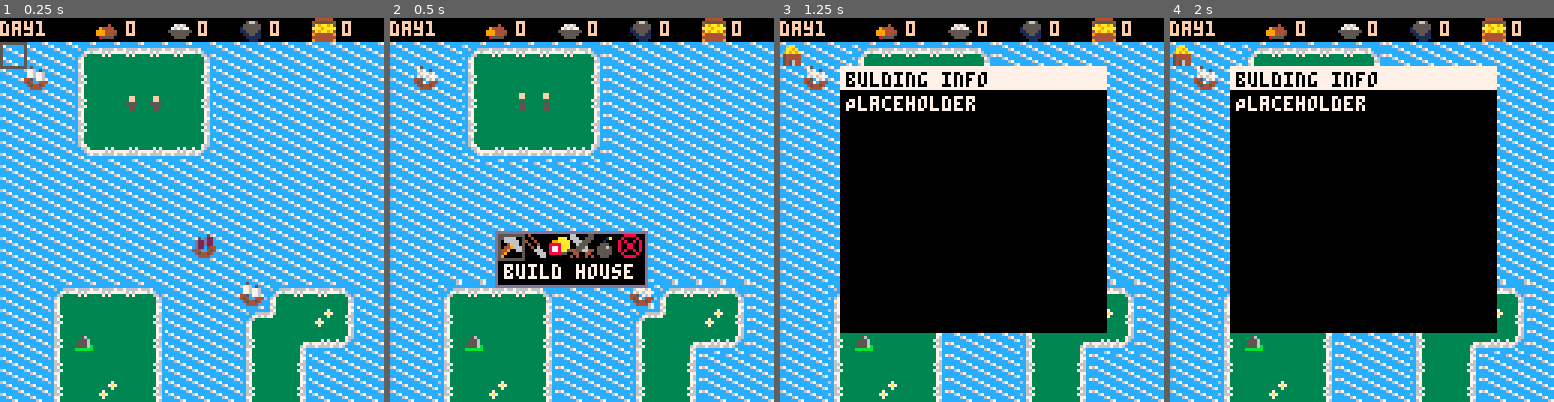
Above: before the commit, frames 1-4 (left to right).
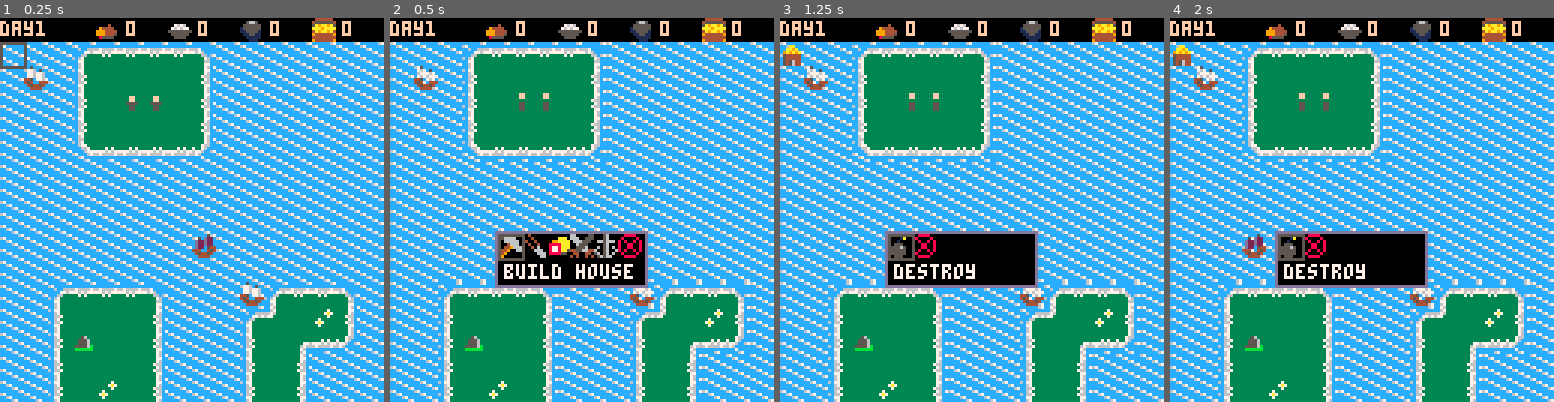
Above: after the commit, the same moments.

Repository: ignoreintuition/archipelago
Game: PICO-8 cartridge archipelago.p8
Same seed, same stepped clock (60 frames per second), same inputs: the game is played once before the commit and once after it.
Inputs:
- Up to frame 1 (0.25 s): no input
- Up to frame 2 (0.5 s): tap X (X key) at 0.33 s
- Up to frame 3 (1.25 s): tap O (Z key) at 0.7 s; tap X (X key) at 1.07 s
- Up to frame 4 (2 s): hold Right from 1.6 s (still down); tap O (Z key) at 1.7 s; tap X (X key) at 1.85 s

Frame 1 is identical in both runs. In frame 2, 0.2% of the frame differs, in the area x 53-60%, y 56-63%; in frame 3, 44%, in the area x 15-86%, y 12-83%; in frame 4, 44%.

Commit message:
Added toolbars for buildings.  Add actions.  Train troops.  Delete Buildings

Diff:
--- a/src/building.lua
+++ b/src/building.lua
@@ -1,8 +1,9 @@
 function initBuilding(spr, x, y)
   local b = {}
   b.sel = false
-  b.spr = spr
+  b.spr = sprites[spr]
   b.type = building
+  b.subType = spr
   b.x = x
   b.y = y
   b.active = false
@@ -20,6 +21,6 @@
 end
 
 function selectBuilding(b)
-  dialog("bulding info", { "Placeholder" }, "lg")
-  return dMode
+  setToolbarActive(true, b.subType)
+  return tMode
 end
--- a/src/game.lua
+++ b/src/game.lua
@@ -11,13 +11,15 @@
   frame1 = 2
   frame2 = 3
 
-  ship = 19
-  troop = 22
-  house = 21
-  farm = 24
-  port = 25
-  mine = 26
-  barracks = 29
+  sprites = {
+    ship = 19,
+    troop = 22,
+    house = 21,
+    farm = 24,
+    port = 25,
+    mine = 26,
+    barracks = 29
+  }
 
   sMode = 1
   --select
@@ -36,25 +38,19 @@
 
   initMap()
   initSprites({
-    { ship, 1, 1 },
-    { ship, 10, 10 },
-    { ship, 18, 3 },
-    { troop, 5, 2 },
-    { troop, 6, 2 } })
+    { "ship", 1, 1 },
+    { "ship", 10, 10 },
+    { "ship", 18, 3 },
+    { "troop", 5, 2 },
+    { "troop", 6, 2 }
+  })
   initEnemy()
   initUi()
-  initToolbar({
-    { "build house", 48 },
-    { "plant farm", 49 },
-    { "build mine", 50 },
-    { "barracks", 53 },
-    { "destroy", 51 },
-    { "cancel", 52 }
-  })
+  initToolbar()
   printh("\n\n-==ARCHIPELAGO==-\nby IgnoreIntuition\nLocked and stocked")
-  printh(stat(93)..":"..stat(94)..":"..stat(95))
-  printh("mem usage: "..stat(0))
-  printh("CPU: "..stat(1))
+  printh(stat(93) .. ":" .. stat(94) .. ":" .. stat(95))
+  printh("mem usage: " .. stat(0))
+  printh("CPU: " .. stat(1))
 end
 
 function _update()
--- a/src/sprites.lua
+++ b/src/sprites.lua
@@ -1,4 +1,4 @@
-sprites = {}
+activeSprites = {}
 
 function initSprites(sSprites)
   for i, v in ipairs(sSprites) do
@@ -7,7 +7,7 @@
 end
 
 function updateSprites()
-  for i, v in ipairs(sprites) do
+  for i, v in ipairs(activeSprites) do
     if v.type == unit then
       updateUnit(v)
     elseif v.type == building then
@@ -17,7 +17,7 @@
 end
 
 function drawSprites()
-  for i, v in ipairs(sprites) do
+  for i, v in ipairs(activeSprites) do
     if v.type == unit then
       drawUnit(v)
     else
@@ -27,7 +27,7 @@
 end
 
 function selectSprite(x, y)
-  for i, v in ipairs(sprites) do
+  for i, v in ipairs(activeSprites) do
     if v.type == unit then
       if v.x == x and v.y == y then
         return selectUnit(v)
@@ -42,7 +42,7 @@
 end
 
 function getSpriteInfo(x, y)
-  for i, v in ipairs(sprites) do
+  for i, v in ipairs(activeSprites) do
     if v.type == unit or v.type == building then
       if v.x == x and v.y == y then
         return v
@@ -53,7 +53,7 @@
 end
 
 function moveSprite(x, y)
-  for i, v in ipairs(sprites) do
+  for i, v in ipairs(activeSprites) do
     if v.sel and v.type == unit then
       local res = moveUnit(v, x, y)
       v.sel = not res
@@ -63,9 +63,21 @@
 end
 
 function addSprite(v)
-  if v[1] == ship or v[1] == troop then
-    add(sprites, initUnit(v[1], v[2], v[3]))
+  if v[1] == "ship" or v[1] == "troop" then
+    add(activeSprites, initUnit(v[1], v[2], v[3]))
   else
-    add(sprites, initBuilding(v[1], v[2], v[3]))
+    add(activeSprites, initBuilding(v[1], v[2], v[3]))
   end
 end
+
+function destroySprite(x, y)
+  for i, v in ipairs(activeSprites) do
+    if v.type == building then
+      if v.x == x and v.y == y then
+        del(activeSprites, v)
+        return true
+      end
+    end
+  end
+  return false
+end
--- a/src/toolbar.lua
+++ b/src/toolbar.lua
@@ -1,11 +1,47 @@
-function initToolbar(toolbar)
-  tb = toolbar
+currTb = "main"
+toolbars = {}
+toolbars.main = {
+  { "build house", 48 },
+  { "build farm", 49 },
+  { "build mine", 50 },
+  { "barracks", 53 },
+  { "build port", 25},
+  { "cancel", 52 }
+}
+
+toolbars.house = {
+  { "destroy", 51 },
+  { "cancel", 52 }
+}
+toolbars.farm = {
+  { "harvest", 49 },
+  { "destroy", 51 },
+  { "cancel", 52 }
+}
+toolbars.barracks = {
+  { "train", 53 },
+  { "destroy", 51 },
+  { "cancel", 52 }
+}
+toolbars.mine = {
+  { "mine ore", 50 },
+  { "destroy", 51 },
+  { "cancel", 52 }
+}
+toolbars.port = {
+  { "build", 19 },
+  { "destroy", 51 },
+  { "cancel", 52 }
+}
+
+function initToolbar()
   activeAction = 0
   toolbarActive = false
 end
 
-function setToolbarActive(val)
+function setToolbarActive(val, tb)
   toolbarActive = val
+  if (val) currTb = tb
 end
 
 function drawToolbar()
@@ -15,10 +51,10 @@
     rect(x - 1, y - 1, x + 49, y + 17, 13)
     rectfill(x, y, x + 48, y + 16, 0)
 
-    for i, v in ipairs(tb) do
-      spr(tb[i][2], x + (i - 1) * 8, y)
+    for i, v in ipairs(toolbars[currTb]) do
+      spr(toolbars[currTb][i][2], x + (i - 1) * 8, y)
     end
-    print(tb[activeAction + 1][1], x + 2, y + 10, 7)
+    print(toolbars[currTb][activeAction + 1][1], x + 2, y + 10, 7)
   end
 end
 
@@ -27,30 +63,75 @@
   tby = mapY * 8 + 64
   rect(tbx, tby, tbx + 8, tby + 8, 5)
   if btnp(0) then
-    activeAction = (activeAction - 1) % count(tb)
+    activeAction = (activeAction - 1) % count(toolbars[currTb])
   elseif btnp(1) then
-    activeAction = (activeAction + 1) % count(tb)
+    activeAction = (activeAction + 1) % count(toolbars[currTb])
   elseif btnp(4) then
-    addBuilding()
+    if (currTb == "main") mainTb()
+    if (currTb == "house") houseTb()
+    if (currTb == "farm") farmTb()
+    if (currTb == "mine") mineTb()
+    if (currTb == "barracks") barracksTb()
+    -- if (currTb == "port") portTb()
   elseif btnp(5) then
     setToolbarActive(false)
     mode = sMode
   end
 end
 
-function addBuilding()
+function mainTb()
   if activeAction == 0 then
-    addSprite({ house, c.x, c.y })
+    addSprite({ "house", c.x, c.y })
   elseif activeAction == 1 then
-    addSprite({ farm, c.x, c.y })
+    addSprite({ "farm", c.x, c.y })
   elseif activeAction == 2 then
-    addSprite({ mine, c.x, c.y })
+    addSprite({ "mine", c.x, c.y })
   elseif activeAction == 3 then
-    addSprite({ barracks, c.x, c.y })
+    addSprite({ "barracks", c.x, c.y })
   elseif activeAction == 4 then
-    printh('boom')
-  elseif activeAction == 5 then
   end
+  cleanUpTb()
+end
+
+function houseTb()
+  if activeAction == 0 then
+    destroySprite(c.x, c.y)
+  elseif activeAction == 1 then
+  end
+  cleanUpTb()
+end
+
+function farmTb()
+  if activeAction == 0 then
+    food = food + 1
+  elseif activeAction == 1 then
+    destroySprite(c.x, c.y)
+  elseif activeAction == 2 then
+  end
+  cleanUpTb()
+end
+
+function mineTb()
+  if activeAction == 0 then
+    ore = ore + 1
+  elseif activeAction == 1 then
+    destroySprite(c.x, c.y)
+  elseif activeAction == 2 then
+  end
+  cleanUpTb()
+end
+
+function barracksTb()
+  if activeAction == 0 then
+    addSprite({ "troop", c.x, c.y })
+  elseif activeAction == 1 then
+    destroySprite(c.x, c.y)
+  elseif activeAction == 2 then
+  end
+  cleanUpTb()
+end
+
+function cleanUpTb()
   setToolbarActive(false)
   activeAction = 0
   mode = sMode
--- a/src/ui.lua
+++ b/src/ui.lua
@@ -53,7 +53,7 @@
   if mode == sMode then
     mode = selectSprite(x, y)
     if not mode then
-      setToolbarActive(true)
+      setToolbarActive(true, "main")
       mode = tMode
     end
   elseif mode == mMode then
--- a/src/unit.lua
+++ b/src/unit.lua
@@ -1,16 +1,16 @@
 function initUnit(spr, x, y)
   local u = {}
   u.type = unit
-  u.spr = spr
+  u.spr = sprites[spr]
   u.x = x
   u.y = y
   u.tx = x
   u.ty = y
   u.active = false
   u.sel = false
-  if u.spr == ship then
+  if u.spr == sprites["ship"] then
     u.terr = land
-  elseif u.spr == troop then
+  elseif u.spr == sprites["troop"] then
     u.terr = water
   end
   return u
